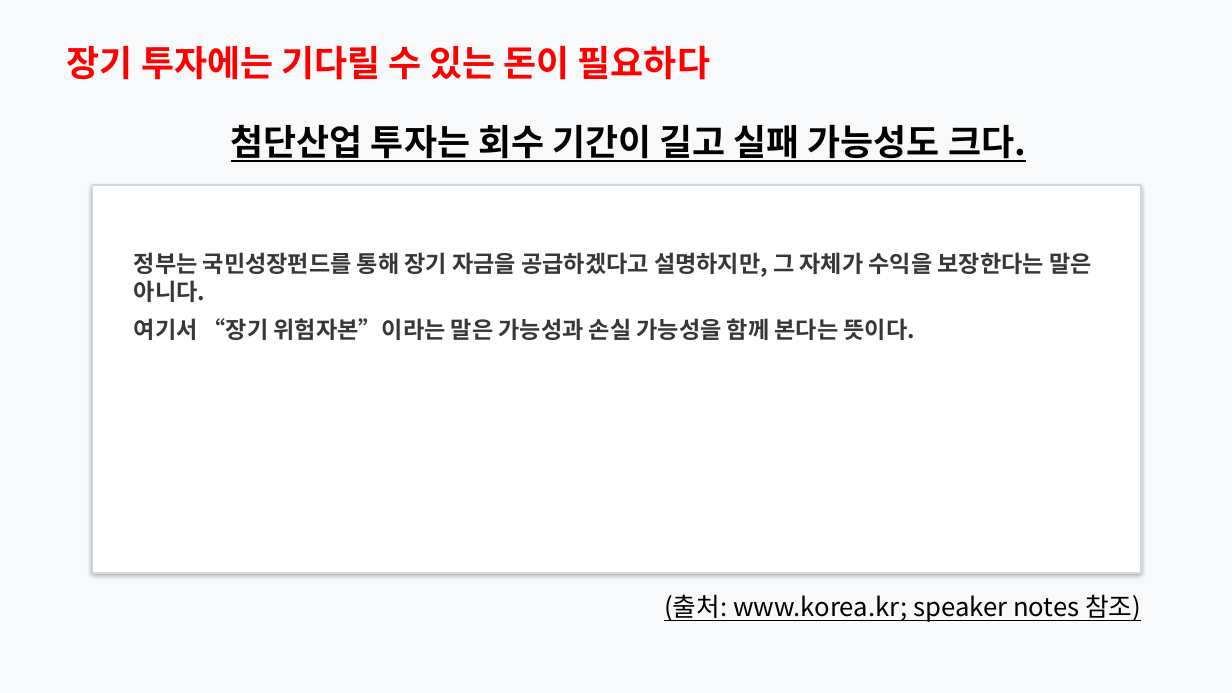
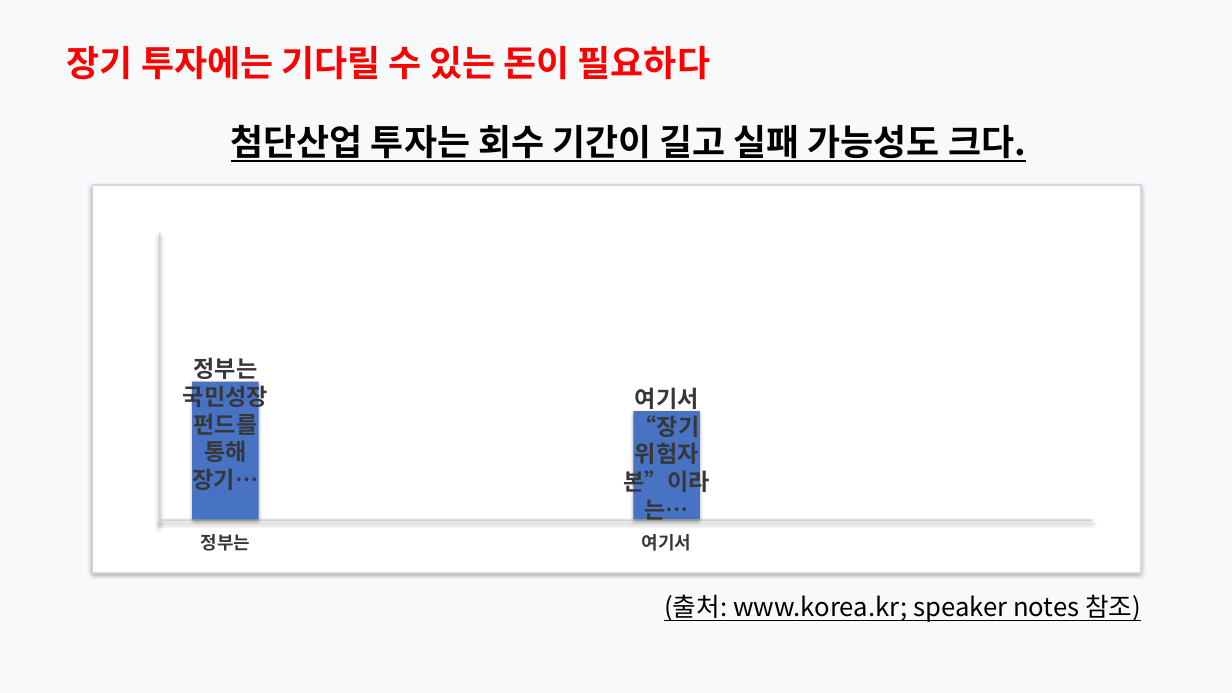
Before and after one commit to Rlearnchan/luddite, a slide deck: slide 8 of outputs/pptx/productive_finance_policy_styled_draft.pptx. Drawn at 1232x693 pixels with LibreOffice and Linux fonts; fonts in the diff are those of the drawing. Boxes give left, top, right and bottom in pixels: in the first picture for what was removed or moved away, otherwise in the second. Text is boxed around its words. In the diff, an @@ line names an element or a change of style, - is before the commit and + after.

```diff
--- a/outputs/pptx/productive_finance_policy_styled_draft.pptx
+++ b/outputs/pptx/productive_finance_policy_styled_draft.pptx
@@ rectangle added at bbox=[159, 233, 161, 527], fill #D2D2D2 @@
@@ text removed at bbox=[134, 252, 1092, 340] @@
-정부는 국민성장펀드를 통해 장기 자금을 공급하겠다고 설명하지만, 그 자체가 수익을 보장한다는 말은 아니다.
-여기서 “장기 위험자본”이라는 말은 가능성과 손실 가능성을 함께 본다는 뜻이다.
@@ text added at bbox=[183, 357, 268, 494], 18 pt, text #373737, bold @@
+정부는 국민성장펀드를 통해 장기…
@@ rectangle added at bbox=[192, 382, 259, 519], fill #4872C4 @@
@@ text added at bbox=[623, 387, 710, 523], 18 pt, text #373737, bold @@
+여기서 “장기 위험자본”이라는…
@@ rectangle added at bbox=[634, 411, 701, 519], fill #4872C4 @@
@@ rectangle added at bbox=[159, 519, 1092, 521], fill #D2D2D2 @@
@@ text added at bbox=[201, 534, 251, 551], 14 pt, text #373737, bold @@
+정부는
@@ text added at bbox=[642, 534, 692, 551], 14 pt, text #373737, bold @@
+여기서
```
Also in this commit, not shown: 17 other slides changed, 8 other files.
